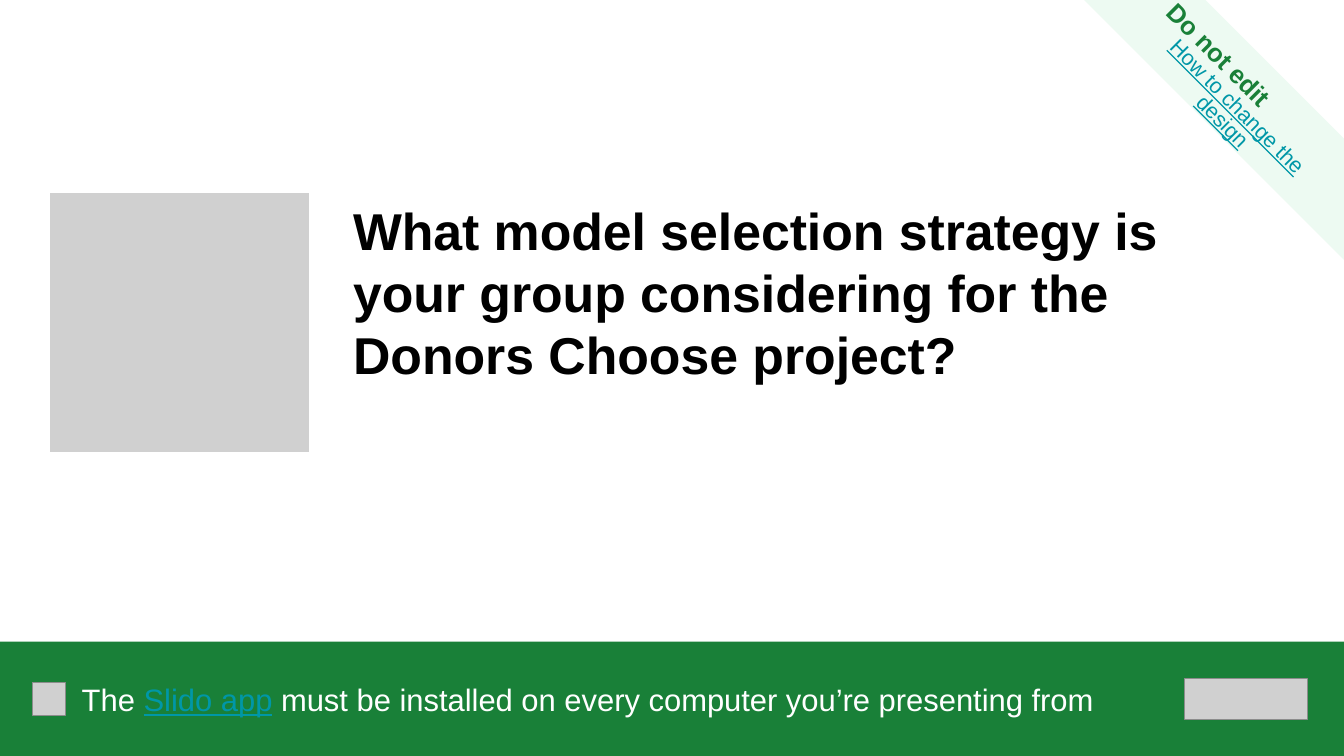
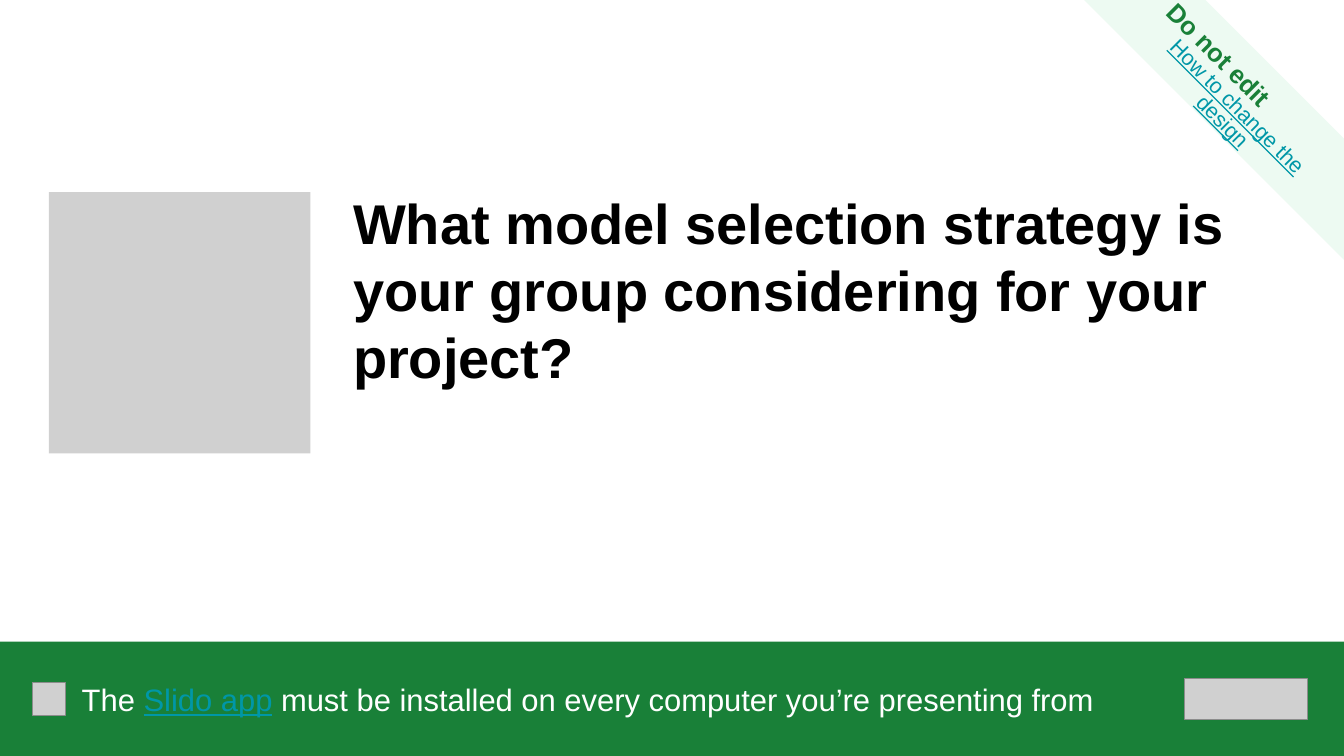
Before and after one commit to dssg/MLinPractice, a slide deck: slide 4 of Lectures/Lecture5-ModelSelection.pptx. Drawn at 1344x756 pixels with LibreOffice and Linux fonts; fonts in the diff are those of the drawing; grey boxes stand for pictures. Boxes give left, top, right and bottom in pixels: in the first picture for what was removed or moved away, otherwise in the second. Text is boxed around its words. In the diff, an @@ line names an element or a change of style, - is before the commit and + after.

```diff
--- a/Lectures/Lecture5-ModelSelection.pptx
+++ b/Lectures/Lecture5-ModelSelection.pptx
@@ text "What model selection strategy is ...": place and size @@
-text "What model selection strategy is ..." at (343, 110, 1278, 535)
+text "What model selection strategy is ..." at (353, 203, 1224, 388)
@@ text "What model selection strategy is ..." at (353, 203, 1224, 388): outline #FFFFFF 2 pt to none @@
@@ text at (353, 203, 1224, 388): text changed; size 37 to 40 pt @@
-What model selection strategy is your group considering for the Donors Choose project?
+What model selection strategy is your group considering for your project?
```
Also in this commit, not shown: 6 other slides changed, 1 slide added, 2 slides removed.
